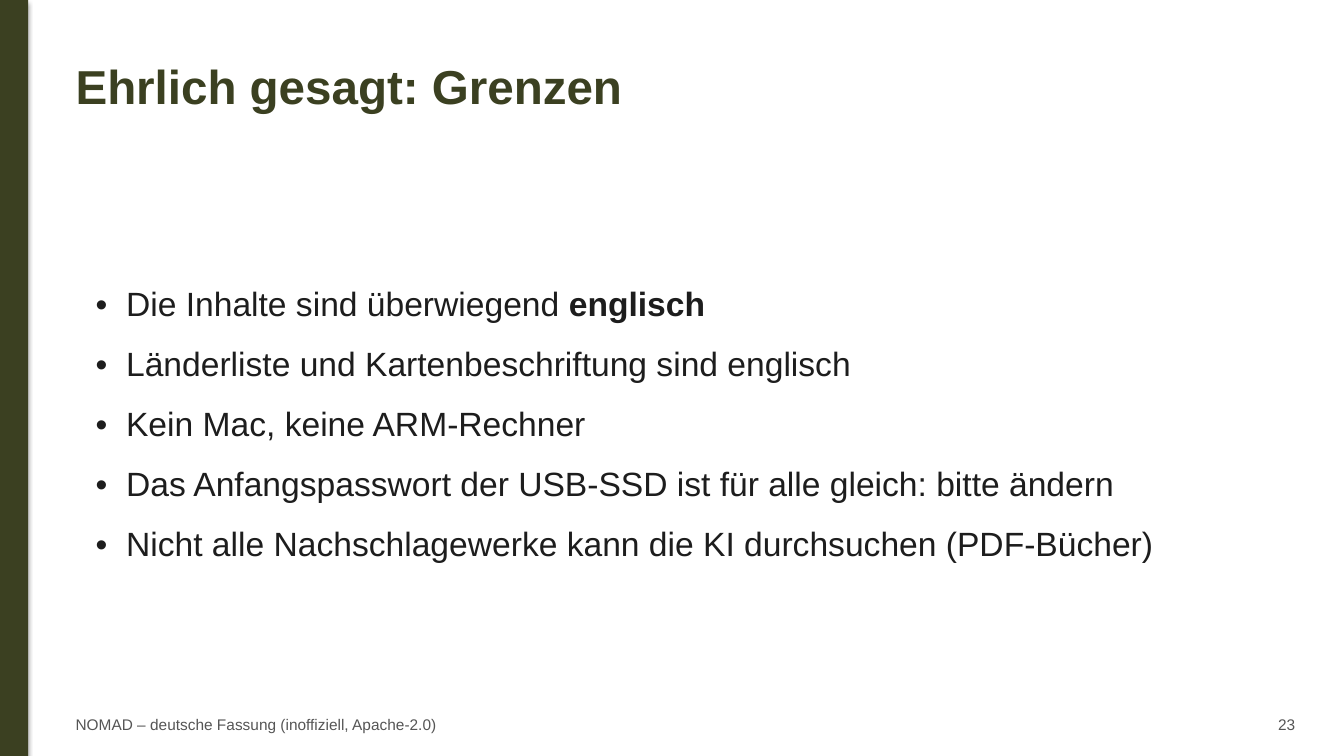
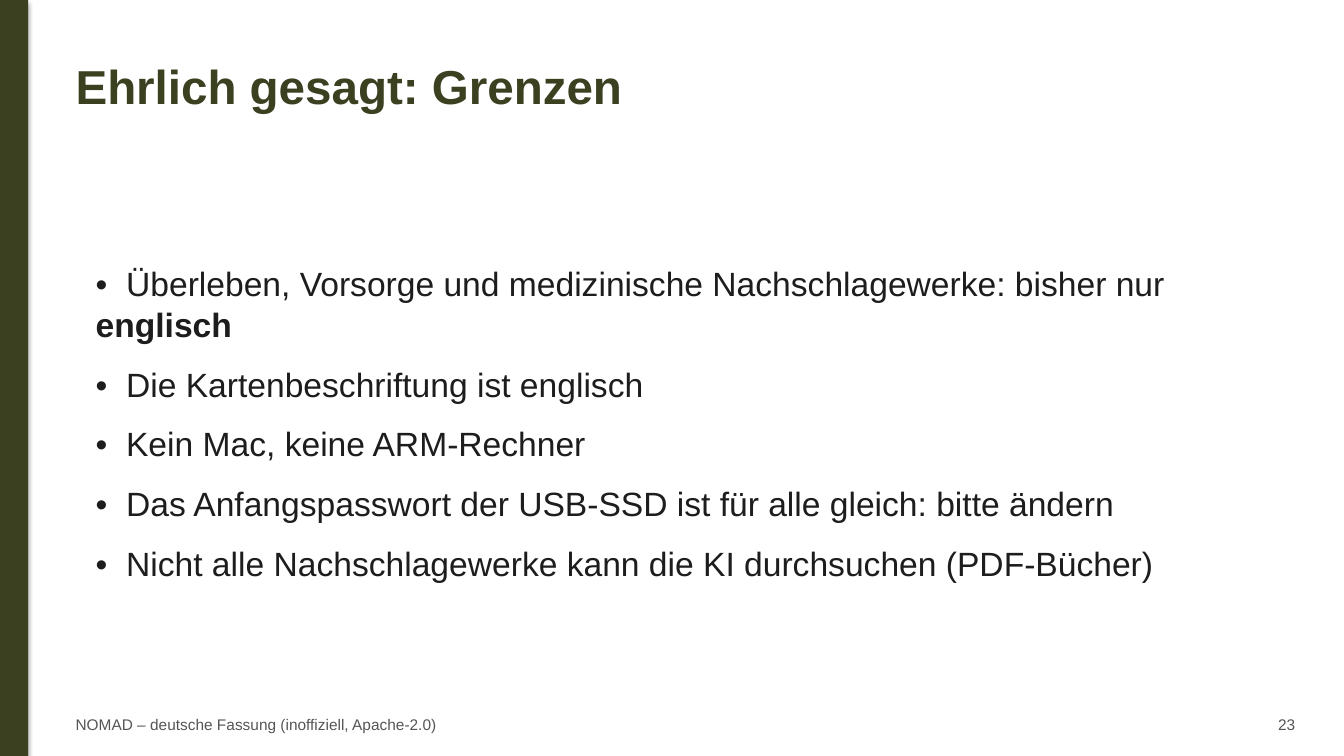
Before and after one commit to huppiflupp/project-nomad-de, a slide deck: slide 23 of de/praesentation/NOMAD-Praesentation.pptx. Drawn at 1344x756 pixels with LibreOffice and Linux fonts; fonts in the diff are those of the drawing. Boxes give left, top, right and bottom in pixels: in the first picture for what was removed or moved away, otherwise in the second. Text is boxed around its words. In the diff, an @@ line names an element or a change of style, - is before the commit and + after.

```diff
--- a/de/praesentation/NOMAD-Praesentation.pptx
+++ b/de/praesentation/NOMAD-Praesentation.pptx
@@ text at [96,269,1165,404]: text changed @@
-• Die Inhalte sind überwiegend englisch
-• Länderliste und Kartenbeschriftung sind englisch
+• Überleben, Vorsorge und medizinische Nachschlagewerke: bisher nur englisch
+• Die Kartenbeschriftung ist englisch
```
Also in this commit, not shown: 2 other slides changed, 22 other files.
